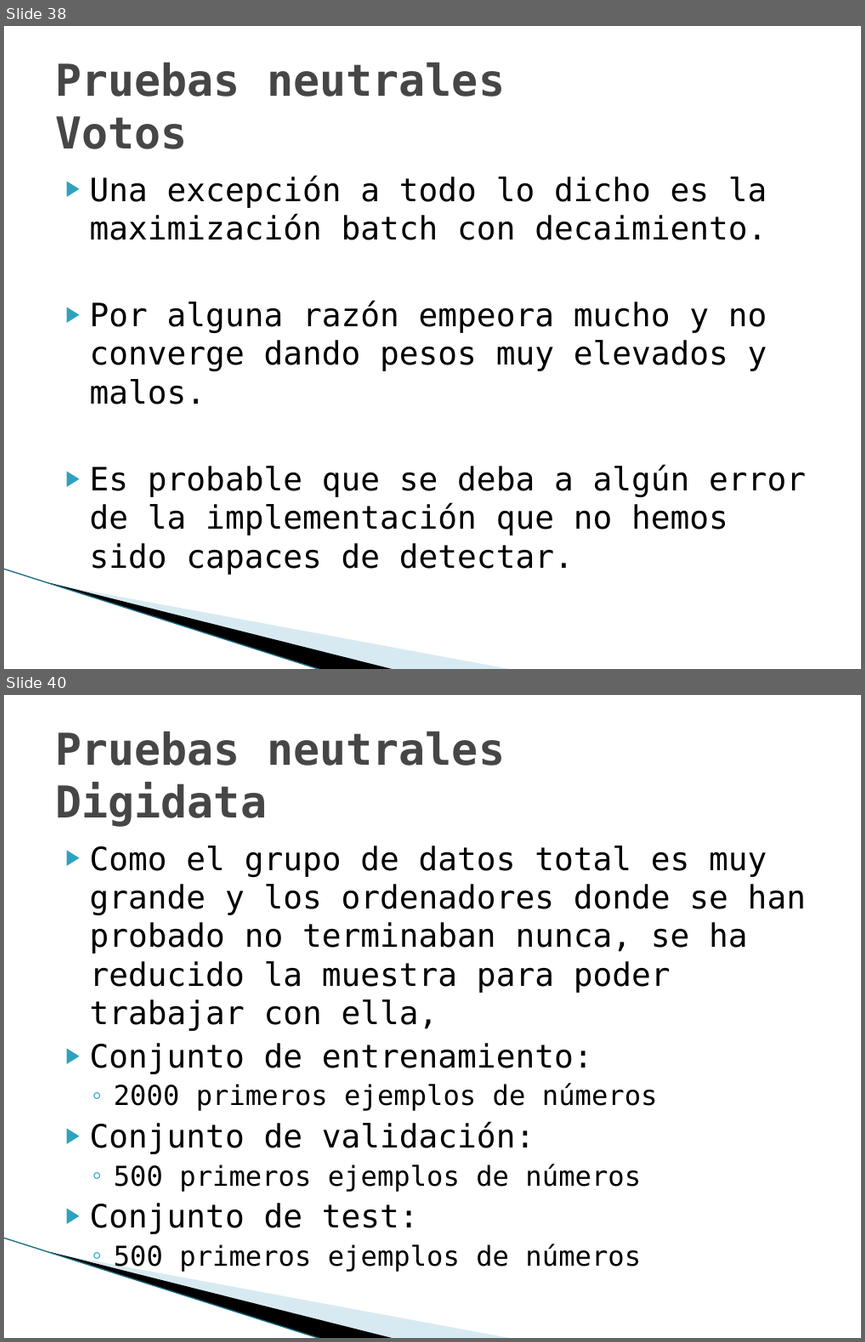
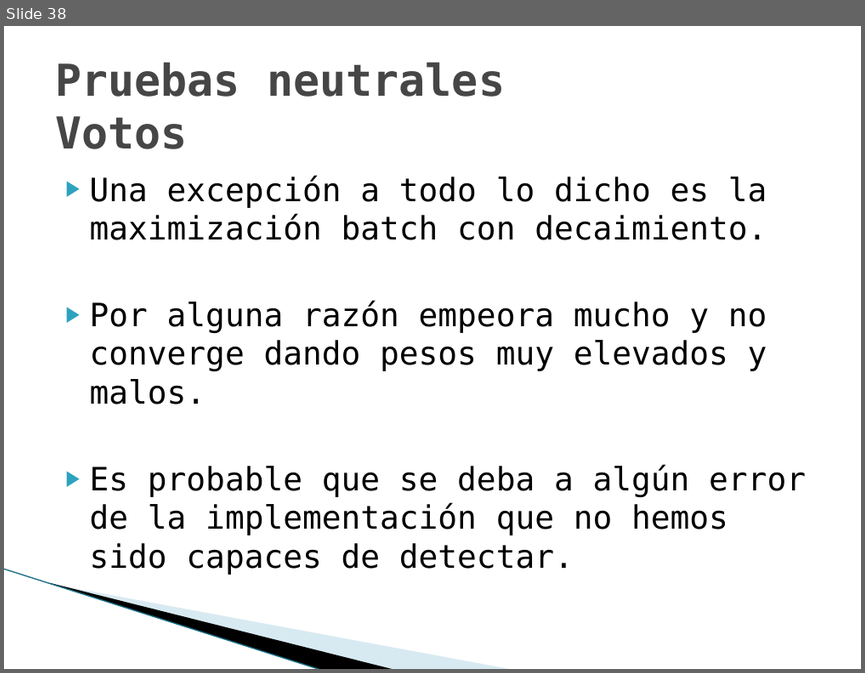
Before and after one commit to joapingut/aia-1718-t3, a slide deck: presentacion3.pptx. Shown one above the other, each under a label of ours: slides 38 and 40 before the commit, slide 38 after it; the slides between them are not shown. The pictures are 865x1342 and 865x673 pixels, drawn with LibreOffice and Linux fonts; fonts in the diff are those of the drawing; background and template pictures are left out. Boxes give left, top, right and bottom in pixels: in the first picture for what was removed or moved away, otherwise in the second. Text is boxed around its words. In the diff, an @@ line names an element or a change of style, - is before the commit and + after.

```diff
--- a/presentacion3.pptx
+++ b/presentacion3.pptx
@@ slide 40 removed at bbox=[4, 695, 861, 1338], background #FFFFFF; not listed: 3 template elements that a slide beside it also shows @@
@@ title removed at bbox=[55, 731, 505, 827] @@
-Pruebas neutrales
-Digidata
@@ text removed at bbox=[90, 845, 806, 1270] @@
-▶ Como el grupo de datos total es muy grande y los ordenadores donde se han probado no terminaban nunca, se ha reducido la muestra para poder trabajar con ella,
-▶ Conjunto de entrenamiento:
-  ◦ 2000 primeros ejemplos de números
-▶ Conjunto de validación:
-  ◦ 500 primeros ejemplos de números
-▶ Conjunto de test:
-  ◦ 500 primeros ejemplos de números
```
Also in this commit, not shown: 18 slides changed, 27 slides added, 2 other slides removed.
